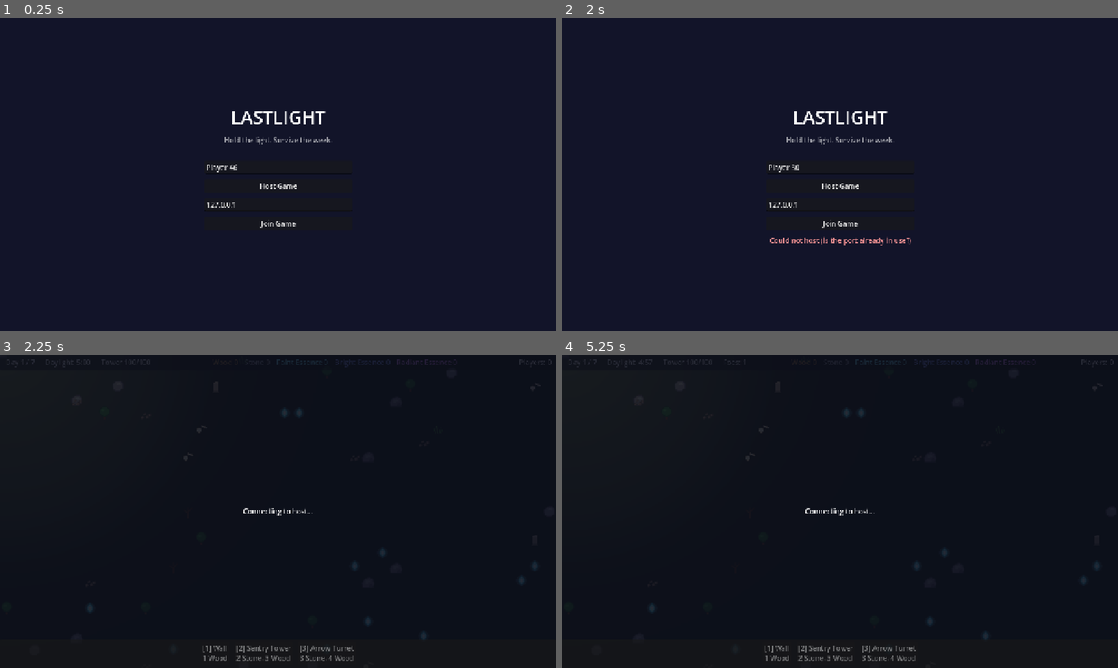
Above: before the commit, frames 1-4 (two rows, left to right).
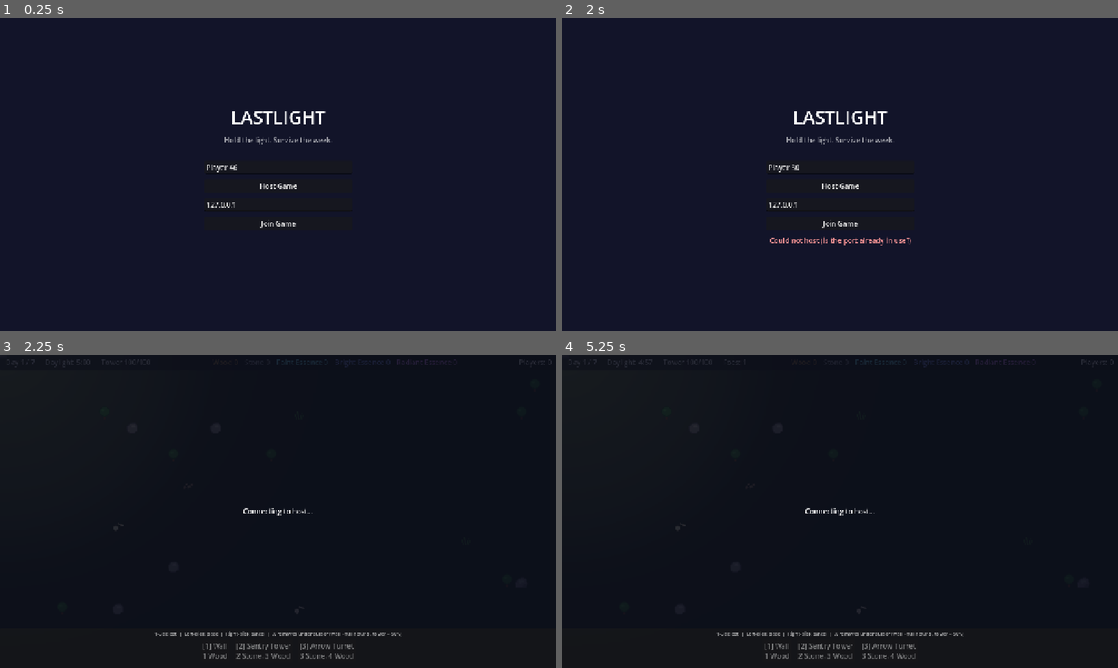
Above: after the commit, the same moments.

Repository: craigfoden/Lastlight
Game: Godot game, scene res://scenes/main_menu/main_menu.tscn
The game is run twice, just before and just after one commit, with the same random seed, the same clock (stepped at 60 frames per second) and the same inputs.
Inputs (mouse positions are in pixels of both pictures, inside the frame that each line leads up to):
- Up to frame 1 (0.25 s): no input
- Up to frame 2 (2 s): tap Enter at 0.5 s; move the mouse to (962, 158) at 0.52 s; hold D (move_right) 0.53-1.25 s; hold X (sell) 0.53-1.25 s; click "Host Game" at 1.25 s
- Up to frame 3 (2.25 s): click "Join Game" at 2 s
- Up to frame 4 (5.25 s): tap Space (dodge) at 2.75, 4.25 s; move the mouse to (728, 527) at 2.77 s; hold S (move_down) 2.78-3.53 s; tap Q (ability_1) at 2.85 s; tap X (sell) at 3.05, 3.8, 4.55 s; tap Enter at 3.5, 5 s; move the mouse to (895, 442) at 3.52 s; hold D (move_right) 3.53-4.28 s; hold F (ability_2) 3.53-4.28 s; move the mouse to (812, 574) at 4.27 s; hold W (move_up) 4.28-5.03 s; click (812, 574) at 4.35 s; move the mouse to (1006, 558) at 5.02 s; hold A (move_left) from 5.03 s (still down); hold Space (dodge) from 5.03 s (still down)

Frames 1-2 are identical in both runs. In frame 3, 1.0% of the frame differs, in the area x 15-97%, y 17-98%; in frame 4, 1.0%.

Commit message:
Session 6: playtest feedback — feel, danger & build QoL
Eight fixes from the first real playtest:

- Can no longer build on a cell a player is standing on (placement now
  rejects occupied-by-body; the ghost tints red to match).
- The player sprite now draws on top of buildings and enemies (a flat
  z_index; the project previously had no draw-order control at all).
- Daytime monsters lurk in the dark and never cross into the light: a
  chasing roamer now stops at the safe-zone edge instead of following
  you home. Night attackers still march through to the tower.
- Nights are now a continuous, ramping stream until dawn instead of a
  fixed handful — spawn rate eases up as the night wears on and each
  night is faster, with a rising living-cap so pressure never lets up.
- The map is ~2x bigger. Night threats still come from the same
  distance (so nights stay dangerous from dusk); the extra outer ring
  is daytime exploration/gathering territory.
- You can remove structures for a refund: walls refund in full, towers
  refund 50% (new data-driven refund_fraction). Added a controls hint
  to the build bar so removal is discoverable.

Verified headless: clean import, solo run, and host + one client — zero
errors, zero warnings; refunds, build-on-player rejection, and the
continuous night ramp all confirmed from logs.

Also fixed the stale Godot binary path in CLAUDE.md for this machine.

Co-Authored-By: Claude Opus 4.8 (1M context) <noreply@anthropic.com>

Diff:
--- a/data/buildings/arrow_turret.tres
+++ b/data/buildings/arrow_turret.tres
@@ -13,6 +13,7 @@
 }
 texture = ExtResource("2")
 class_id = &"ranger"
+refund_fraction = 0.5
 attacks = true
 damage = 4
 attack_range = 180.0
--- a/data/buildings/building_type.gd
+++ b/data/buildings/building_type.gd
@@ -8,8 +8,13 @@
 
 @export var display_name: String
 
-## material id -> amount. Selling refunds this in full (session-2 decision).
+## material id -> amount.
 @export var cost: Dictionary
+
+## Fraction of `cost` returned when this building is removed. Walls refund in
+## full (1.0); towers salvage for less (0.5). Data-driven so every building
+## tunes its own value — no magic numbers in the removal logic.
+@export_range(0.0, 1.0, 0.05) var refund_fraction := 1.0
 
 @export var texture: Texture2D
 
--- a/data/buildings/sentry_tower.tres
+++ b/data/buildings/sentry_tower.tres
@@ -12,6 +12,7 @@
 &"wood": 3
 }
 texture = ExtResource("2")
+refund_fraction = 0.5
 attacks = true
 damage = 3
 attack_range = 120.0
--- a/scenes/building/build_manager.gd
+++ b/scenes/building/build_manager.gd
@@ -19,8 +19,9 @@
 ## Everything placeable this run, in hotbar order.
 @export var buildable_types: Array[BuildingType] = []
 
-## Grid half-extent in cells; the region spans [-half, half).
-@export var grid_half_extent := 50
+## Grid half-extent in cells; the region spans [-half, half). At 32 px/cell a
+## half-extent of 100 is a 200×200-cell, 6400×6400 px world.
+@export var grid_half_extent := 100
 
 var _astar := AStarGrid2D.new()
 ## cell (Vector2i) -> Building node. Placed structures only.
@@ -150,11 +151,26 @@
 		return "Cell is occupied"
 	if _reserved.has(cell):
 		return "Cell must stay open"
+	if _player_on(cell):
+		return "Someone is standing here"
 	if not _team_materials.can_afford(type.cost):
 		return "Not enough materials"
 	if _would_block_path(cell):
 		return "Would block every path to the tower"
 	return ""
+
+
+# A building must never drop on a body — it would collide with and trap them.
+# Runs identically on every peer (player positions are replicated), so the
+# client's ghost tint matches the host's gate.
+func _player_on(cell: Vector2i) -> bool:
+	for node in get_tree().get_nodes_in_group("players"):
+		var player := node as Player
+		if player == null:
+			continue
+		if world_to_cell(player.global_position) == cell:
+			return true
+	return false
 
 
 func _would_block_path(cell: Vector2i) -> bool:
@@ -195,11 +211,19 @@
 	var building := building_at(cell)
 	if building == null:
 		return
-	# Full refund (session-2 decision) — materials are a shared pool anyway.
+	# Removal refunds each material by the building's own `refund_fraction`
+	# (walls 100 %, towers 50 % — see BuildingType). Fractions floor: no free
+	# rounding-up of an odd cost.
+	var fraction: float = building.type.refund_fraction
+	var refunded := {}
 	for material_id in building.type.cost:
-		_team_materials.host_add(material_id, building.type.cost[material_id])
+		var amount := int(floor(building.type.cost[material_id] * fraction))
+		if amount > 0:
+			_team_materials.host_add(material_id, amount)
+			refunded[material_id] = amount
 	building.queue_free()
-	print("[Build] Sold %s at %s (full refund)" % [building.type.id, cell])
+	print("[Build] Removed %s at %s (%d%% refund: %s)"
+			% [building.type.id, cell, int(roundf(fraction * 100.0)), refunded])
 
 
 # Spawn function: runs on every peer, builds the identical node.
--- a/scenes/building/build_menu.tscn
+++ b/scenes/building/build_menu.tscn
@@ -9,7 +9,7 @@
 anchor_top = 1.0
 anchor_right = 1.0
 anchor_bottom = 1.0
-offset_top = -64.0
+offset_top = -92.0
 grow_horizontal = 2
 grow_vertical = 0
 
@@ -19,7 +19,16 @@
 theme_override_constants/margin_right = 12
 theme_override_constants/margin_bottom = 6
 
-[node name="Slots" type="HBoxContainer" parent="BottomBar/Margin"]
+[node name="Rows" type="VBoxContainer" parent="BottomBar/Margin"]
+theme_override_constants/separation = 4
+
+[node name="Hint" type="Label" parent="BottomBar/Margin/Rows"]
+modulate = Color(1, 1, 1, 0.65)
+horizontal_alignment = 1
+theme_override_font_sizes/font_size = 11
+text = "1-3 select  |  Left-click place  |  Right-click cancel  |  X removes under cursor (wall = full refund, tower = 50%)"
+
+[node name="Slots" type="HBoxContainer" parent="BottomBar/Margin/Rows"]
 unique_name_in_owner = true
 alignment = 1
 theme_override_constants/separation = 12
--- a/scenes/enemy/enemy.gd
+++ b/scenes/enemy/enemy.gd
@@ -181,6 +181,16 @@
 		_path_index += 1
 		return
 	velocity = global_position.direction_to(waypoint) * type.move_speed
+	# Daytime roamers lurk in the dark and never set foot in the light: if this
+	# step would cross into the safe zone, stop at its edge and drop the path
+	# (a fresh one is picked next tick). ASSAULT monsters ignore this — the
+	# night horde is meant to march through the village to the tower.
+	if behavior == Behavior.ROAM and _safe_radius > 0.0:
+		var next_pos := global_position + velocity * get_physics_process_delta_time()
+		if _in_safe_zone(next_pos):
+			velocity = Vector2.ZERO
+			_path_index = _path.size()
+			return
 	move_and_slide()
 
 
--- a/scenes/game/game.tscn
+++ b/scenes/game/game.tscn
@@ -63,7 +63,7 @@
 
 [node name="Ground" type="Polygon2D" parent="World"]
 color = Color(0.12, 0.15, 0.11, 1)
-polygon = PackedVector2Array(-1600, -1600, 1600, -1600, 1600, 1600, -1600, 1600)
+polygon = PackedVector2Array(-3300, -3300, 3300, -3300, 3300, 3300, -3300, 3300)
 
 [node name="VillageGlow" type="Sprite2D" parent="World"]
 scale = Vector2(2, 2)
--- a/scenes/game/wave_director.gd
+++ b/scenes/game/wave_director.gd
@@ -1,8 +1,10 @@
 class_name WaveDirector
 extends Node
 ## Threat scheduler (host-only logic). Two jobs:
-##  * Night: queue an escalating wave of ASSAULT monsters, spawn them through
-##    the map openings on a timer, and burn whatever survives at dawn.
+##  * Night: pour a CONTINUOUS stream of ASSAULT monsters through the map
+##    openings until dawn — the spawn rate ramps up as the night wears on and
+##    a rising living-cap keeps steady pressure on the tower. Dawn burns any
+##    survivors, so nights stay self-contained.
 ##  * Day: keep a small population of ROAM monsters alive out in the dark
 ##    (outside the safe zone) so venturing far is never risk-free. They are
 ##    cleared when night falls and the assault takes over.
@@ -18,14 +20,25 @@
 ## Recipe: new enemy .tres goes in this array on the WaveDirector node.
 @export var enemy_types: Array[EnemyType] = []
 
-@export var base_count := 4
-@export var count_per_night := 3
-## Solo is first-class: waves scale up per *extra* player, not per player.
-@export var count_per_extra_player := 2
-@export var spawn_interval := 1.5
+## Night is a CONTINUOUS stream until dawn, not a fixed count. The gap between
+## spawns eases from `spawn_interval_start` (dusk trickle) toward
+## `spawn_interval_end` (pre-dawn swarm) across the night, then floors at
+## `min_spawn_interval`.
+@export var spawn_interval_start := 2.5
+@export var spawn_interval_end := 0.55
+@export var min_spawn_interval := 0.35
+## Every night multiplies the interval by this (<1 = faster each night). Solo
+## is first-class: extra players raise the living-cap, not this.
+@export var interval_scale_per_night := 0.88
+## Living ASSAULT monsters are capped so the field stays fair-but-relentless;
+## the cap rises per night and per *extra* player. As you thin the horde, more
+## pour in up to the cap — pressure never lets up until dawn.
+@export var max_alive_base := 10
+@export var max_alive_per_night := 4
+@export var max_alive_per_extra_player := 4
 ## Share of fast enemies (index 1) rises each night up to the cap.
 @export var fast_share_per_night := 0.1
-@export var fast_share_max := 0.4
+@export var fast_share_max := 0.5
 
 @export_group("Daytime threats")
 ## Roamers kept alive during the day (solo baseline + per extra player).
@@ -34,14 +47,13 @@
 ## How often the day loop tops the roamer population back up.
 @export var day_spawn_interval := 3.0
 ## Roamers spawn on a ring between the safe zone and this radius.
-@export var roamer_spawn_max_radius := 1300.0
+@export var roamer_spawn_max_radius := 2400.0
 
 var _day_night: DayNightCycle
 var _build_manager: BuildManager
 var _tower: GlowTower
 var _spawn_positions: Array[Vector2] = []
 var _safe_radius := 0.0
-var _to_spawn := 0
 var _night_number := 0
 var _spawn_seq := 0
 var _stopped := false
@@ -54,6 +66,9 @@
 
 func _ready() -> void:
 	_spawner.spawn_function = _build_enemy
+	# We reschedule the timer by hand each tick with a fresh (ramping) interval,
+	# so it must fire once and wait to be restarted — not auto-repeat.
+	_spawn_timer.one_shot = true
 	_spawn_timer.timeout.connect(_spawn_tick)
 	# Daytime roamer top-up runs on its own cadence; the tick guards on host
 	# + day-phase, so it is harmless on clients and at night.
@@ -82,7 +97,6 @@
 func stop() -> void:
 	_stopped = true
 	_spawn_timer.stop()
-	_to_spawn = 0
 	if multiplayer.is_server():
 		_despawn_all()
 
@@ -94,25 +108,65 @@
 		# The daytime roamers retreat as the assault masses at the openings.
 		_despawn_all()
 		_night_number = _day_night.day_number
-		_to_spawn = base_count \
-				+ count_per_night * (_night_number - 1) \
-				+ count_per_extra_player * (Network.player_count() - 1)
-		print("[Waves] Night %d: %d monsters incoming" % [_night_number, _to_spawn])
-		_spawn_timer.start(spawn_interval)
+		print("[Waves] Night %d: the assault begins (continuous until dawn)"
+				% _night_number)
+		_reschedule_spawn()
 	else:
 		_spawn_timer.stop()
-		_to_spawn = 0
 		# Dawn: the amplified sunlight burns whatever is still out there.
 		_despawn_all()
 		if _night_number > 0:
 			night_survived.emit(_night_number)
 
 
+# How far through the night we are, 0.0 (dusk) .. 1.0 (dawn). Drives the ramp.
+func _night_progress() -> float:
+	if _day_night == null:
+		return 0.0
+	var length := _day_night.phase_length()
+	if length <= 0.0:
+		return 1.0
+	return clampf(_day_night.time_in_phase / length, 0.0, 1.0)
+
+
+# Restart the spawn timer with the interval for this moment of this night.
+func _reschedule_spawn() -> void:
+	if not multiplayer.is_server() or _stopped:
+		return
+	if _day_night == null or _day_night.phase != DayNightCycle.Phase.NIGHT:
+		return
+	var interval := lerpf(spawn_interval_start, spawn_interval_end, _night_progress())
+	interval *= pow(interval_scale_per_night, maxf(_night_number - 1, 0.0))
+	_spawn_timer.start(maxf(interval, min_spawn_interval))
+
+
+func _alive_cap() -> int:
+	return max_alive_base \
+			+ max_alive_per_night * (_night_number - 1) \
+			+ max_alive_per_extra_player * (Network.player_count() - 1)
+
+
+func _alive_assault() -> int:
+	var count := 0
+	for enemy in _enemies.get_children():
+		if enemy.behavior == Enemy.Behavior.ASSAULT and enemy.hp > 0:
+			count += 1
+	return count
+
+
 func _spawn_tick() -> void:
-	if _to_spawn <= 0:
+	if not multiplayer.is_server() or _stopped:
+		return
+	if _day_night == null or _day_night.phase != DayNightCycle.Phase.NIGHT:
 		_spawn_timer.stop()
 		return
-	_to_spawn -= 1
+	# Keep the field topped up to the (rising) cap, then queue the next spawn.
+	if _alive_assault() < _alive_cap():
+		_spawn_one_assault()
+	_reschedule_spawn()
+
+
+func _spawn_one_assault() -> void:
 	_spawn_seq += 1
 	var fast_share := minf(fast_share_per_night * (_night_number - 1), fast_share_max)
 	var type := enemy_types[0]
--- a/scenes/hud/minimap.gd
+++ b/scenes/hud/minimap.gd
@@ -7,7 +7,7 @@
 ## so it needs no networking of its own.
 
 ## World-space radius (pixels) the radar covers from centre to rim.
-@export var world_range := 720.0
+@export var world_range := 1000.0
 @export var node_dot := 2.5
 @export var enemy_dot := 3.0
 @export var player_dot := 3.5
--- a/scenes/player/player.tscn
+++ b/scenes/player/player.tscn
@@ -19,6 +19,7 @@
 properties/1/replication_mode = 1
 
 [node name="Player" type="CharacterBody2D" groups=["players"]]
+z_index = 20
 collision_layer = 2
 collision_mask = 1
 motion_mode = 1
--- a/scenes/world/world_gen.gd
+++ b/scenes/world/world_gen.gd
@@ -27,9 +27,9 @@
 ## solid obstacles out of the safe gathering ring). The visual "safe zone".
 @export var safe_radius := 480.0
 ## Boundary between the common near band and the essence-bearing mid band.
-@export var mid_radius := 1000.0
+@export var mid_radius := 2000.0
 ## Nothing spawns beyond this from the origin (kept inside the ground + grid).
-@export var world_extent := 1500.0
+@export var world_extent := 3000.0
 
 @export_group("Resources")
 @export var wood: MaterialType
@@ -40,8 +40,9 @@
 @export var tree_texture: Texture2D
 @export var rock_texture: Texture2D
 @export var wisp_texture: Texture2D
-## How many resource nodes to scatter. High on purpose — materials are common.
-@export var resource_count := 130
+## How many resource nodes to scatter. High on purpose — materials are common,
+## and the world is now ~4× the area, so the count rose to keep density up.
+@export var resource_count := 380
 ## Stock on the closest nodes vs the furthest (lerped by distance).
 @export var near_amount := 14
 @export var far_amount := 5
@@ -49,7 +50,7 @@
 @export_group("Scenery")
 @export var solid_textures: Array[Texture2D] = []
 @export var decor_textures: Array[Texture2D] = []
-@export var scenery_count := 170
+@export var scenery_count := 460
 ## Share of scenery that is solid cover (the rest is flat decor).
 @export var solid_share := 0.45
 
Not shown, changed: CLAUDE.md
Not shown, changed: docs/ARCHITECTURE.md
Not shown, changed: docs/ROADMAP.md
